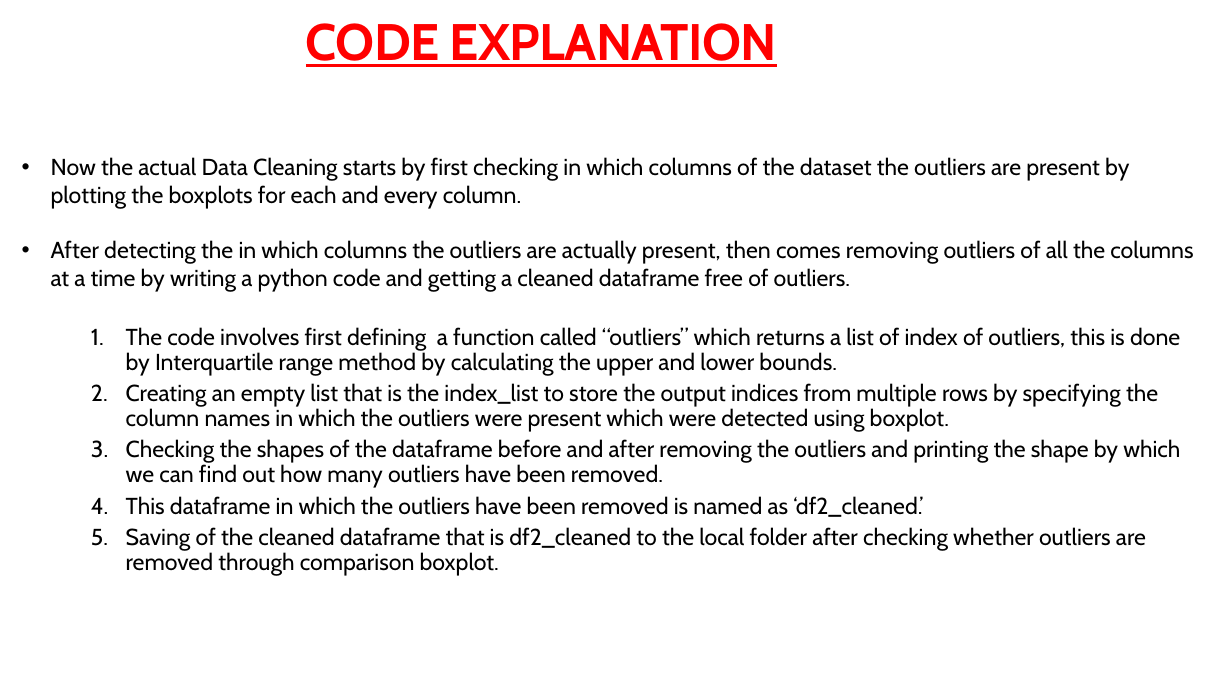
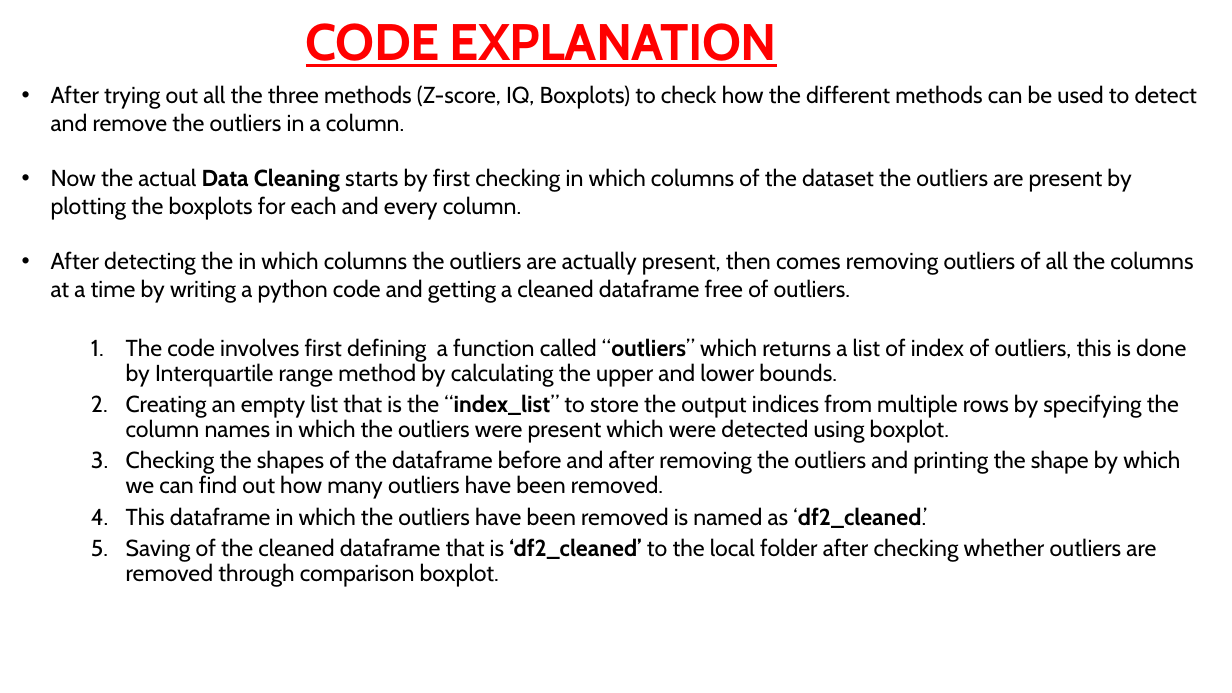
Before and after one commit to SUJANAKUMARI/PROJECT2, a slide deck: slide 7 of DATA ACQUISITION AND WRANGLING PPT.pptx. Drawn at 1232x693 pixels with LibreOffice and Linux fonts; fonts in the diff are those of the drawing; background and template pictures are left out. Boxes give left, top, right and bottom in pixels: in the first picture for what was removed or moved away, otherwise in the second. Text is boxed around its words. In the diff, an @@ line names an element or a change of style, - is before the commit and + after.

```diff
--- a/DATA ACQUISITION AND WRANGLING PPT.pptx
+++ b/DATA ACQUISITION AND WRANGLING PPT.pptx
@@ text "After trying out all the ...": place and size @@
-text "After trying out all the ..." at box(51, 157, 1193, 576)
+text "After trying out all the ..." at box(51, 85, 1197, 587)
@@ text at box(51, 85, 1197, 132): paragraph added @@
+• After trying out all the three methods (Z-score, IQ, Boxplots) to check how the different methods can be used to detect and remove the outliers in a column.
@@ text at box(51, 168, 1186, 528): bold on in "Data Cleaning", "“outliers”", "‘df2_cleaned.’" @@
@@ text at box(126, 394, 1179, 443): text changed @@
-  2. Creating an empty list that is the index_list to store the output indices from multiple rows by specifying the column names in which the outliers were present which were detected using boxplot.
+  2. Creating an empty list that is the “index_list” to store the output indices from multiple rows by specifying the column names in which the outliers were present which were detected using boxplot.
@@ text at box(126, 538, 1156, 587): text changed @@
-  5. Saving of the cleaned dataframe that is df2_cleaned to the local folder after checking whether outliers are removed through comparison boxplot.
+  5. Saving of the cleaned dataframe that is ‘df2_cleaned’ to the local folder after checking whether outliers are removed through comparison boxplot.
```
Also in this commit, not shown: 5 other slides changed.
